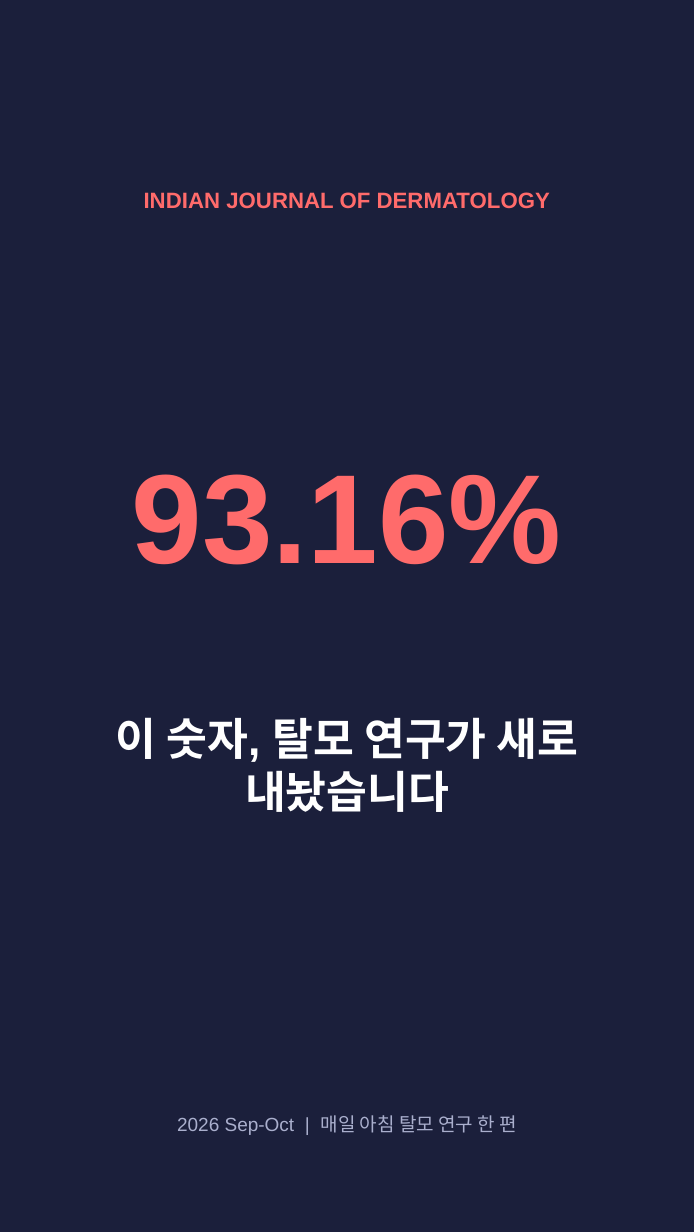
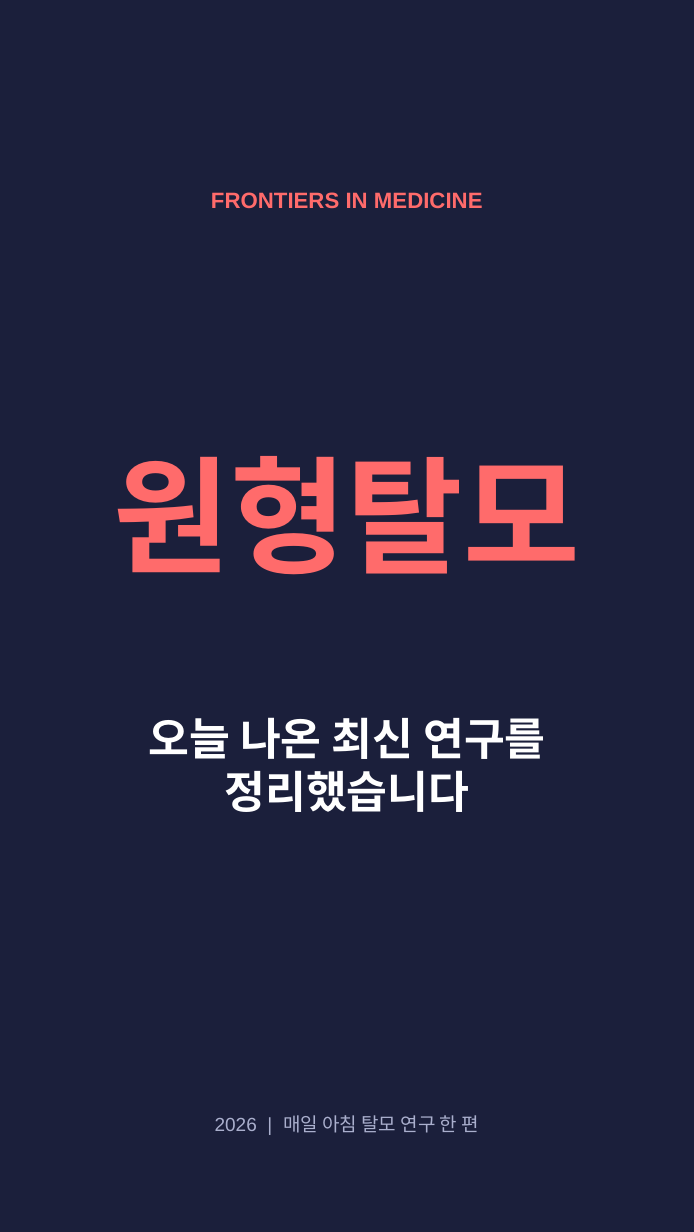
Before and after one commit to hyokang2010-BJ-ANTH/product-builder-test, a slide deck: slide 1 of data/2026-09-11/slides.pptx. Drawn at 694x1232 pixels with LibreOffice and Linux fonts; fonts in the diff are those of the drawing. Boxes give left, top, right and bottom in pixels: in the first picture for what was removed or moved away, otherwise in the second. Text is boxed around its words. In the diff, an @@ line names an element or a change of style, - is before the commit and + after.

```diff
--- a/data/2026-09-11/slides.pptx
+++ b/data/2026-09-11/slides.pptx
@@ text at box(211, 192, 483, 209): text changed @@
-INDIAN JOURNAL OF DERMATOLOGY
+FRONTIERS IN MEDICINE
@@ text at box(114, 456, 581, 575): text changed @@
-93.16%
+원형탈모
@@ text at box(148, 717, 545, 812): text changed @@
-이 숫자, 탈모 연구가 새로 내놨습니다
+오늘 나온 최신 연구를 정리했습니다
@@ text at box(215, 1115, 479, 1133): text changed @@
-2026 Sep-Oct | 매일 아침 탈모 연구 한 편
+2026 | 매일 아침 탈모 연구 한 편
```
Also in this commit, not shown: 2 other slides changed, 3 slides added, 3 slides removed, 23 other files.
